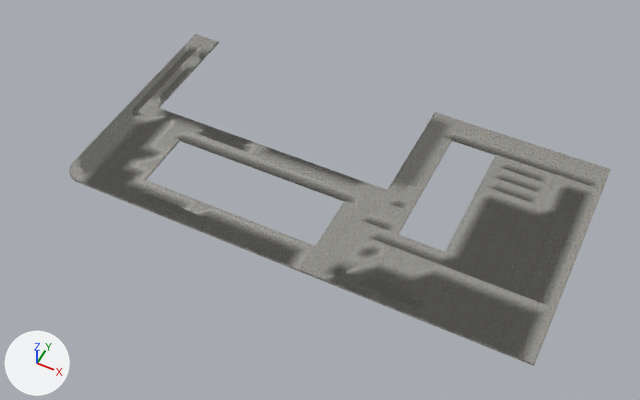
Two versions of the FBX model Idea 1/FYP_IDEA1/Assets/Models/Area1Pavement1.fbx, one commit apart.
Before and after are seen from a 50 mm camera at (38.3, -55.4, 52.4) aimed at (17.2, -13.3, -0.3). Every picture has the same lights, and +X, +Y and +Z are marked at lower left. Where no turn or scale is listed for an object, it has been applied to the vertices. Vertices at the same position are counted once.

The first picture shows 'Area1Pavement1'.
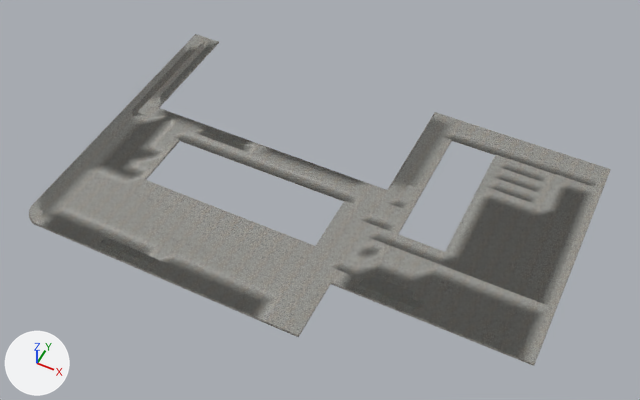
Pixel boxes [x1, y1, x2, y2] of what changed, in the pictures (640 x 400 px):
'Area1Pavement1', reshaped (7% wider)
    before: [69, 34, 611, 366]
    after: [29, 34, 611, 366]
part 1 of me_mesh, built on
    before: [69, 130, 338, 282]
    after: [29, 130, 346, 337]
part 2 of me_mesh, cut back
    before: [167, 34, 219, 69]
    after: [197, 50, 212, 66]
part 3 of me_mesh, surface changed
    before: [87, 185, 300, 271]

What the commit changed:
me_mesh is used by ob_area1pavement1; location (0.0, 0.0, 0.0).
me_mesh had 3177 vertices, 4330 faces and spanned x -2.6..37.1, y -20.5..0.0, z 0.0..0.1.
me_mesh now has 3825 vertices, 5332 faces and spans x -2.6..37.1, y -25.6..0.0, z 0.0..0.1.
me_mesh part 1: 56 vertices moved from x -1.4..20.5, y -20.5..-14.1, z 0.0..0.1 to x -2.6..20.5, y -21.8..-14.1, z 0.0..0.1; 150 vertices removed from x -2.6..20.5, y -20.5..-19.2, z 0.0..0.1; 828 vertices added at x -2.6..21.7, y -25.6..-19.2, z 0.0..0.1.
me_mesh part 2: 1 vertex moved within x 0.0, y -2.6, z 0.1; 30 vertices removed from x -1.3..0.0, y -3.8..-1.3, z 0.0..0.1.
me_mesh part 3: 108 kept faces spanning x -2.6..21.8, y -20.5..-9.0, z 0.0..0.1 get new texture (UV) coordinates.
